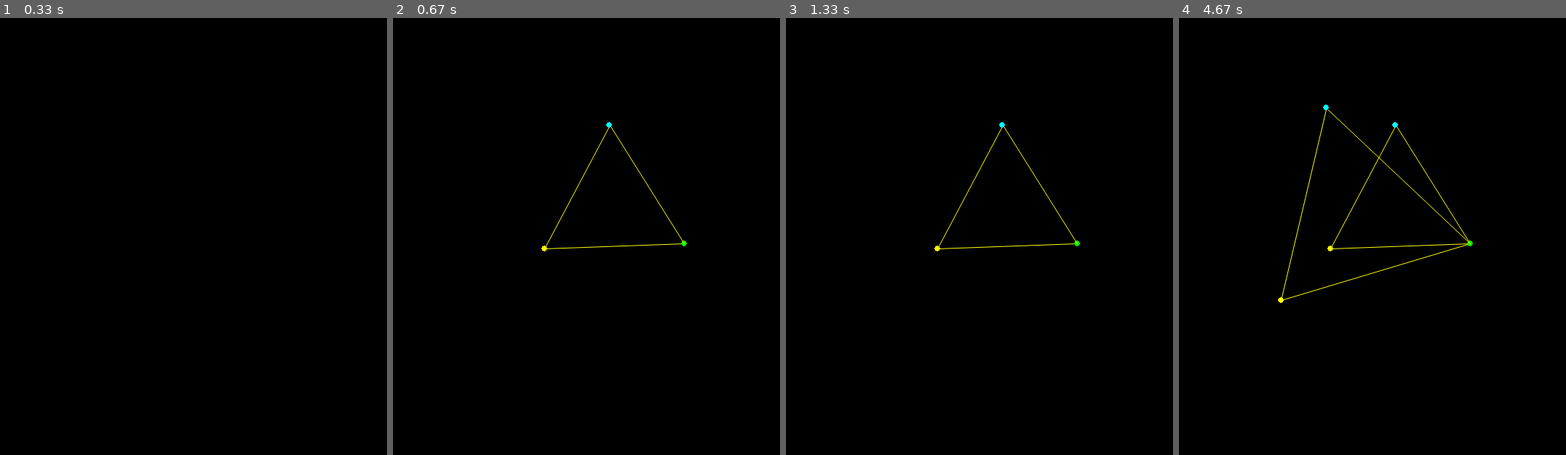
Above: before the commit, frames 1-4 (left to right).
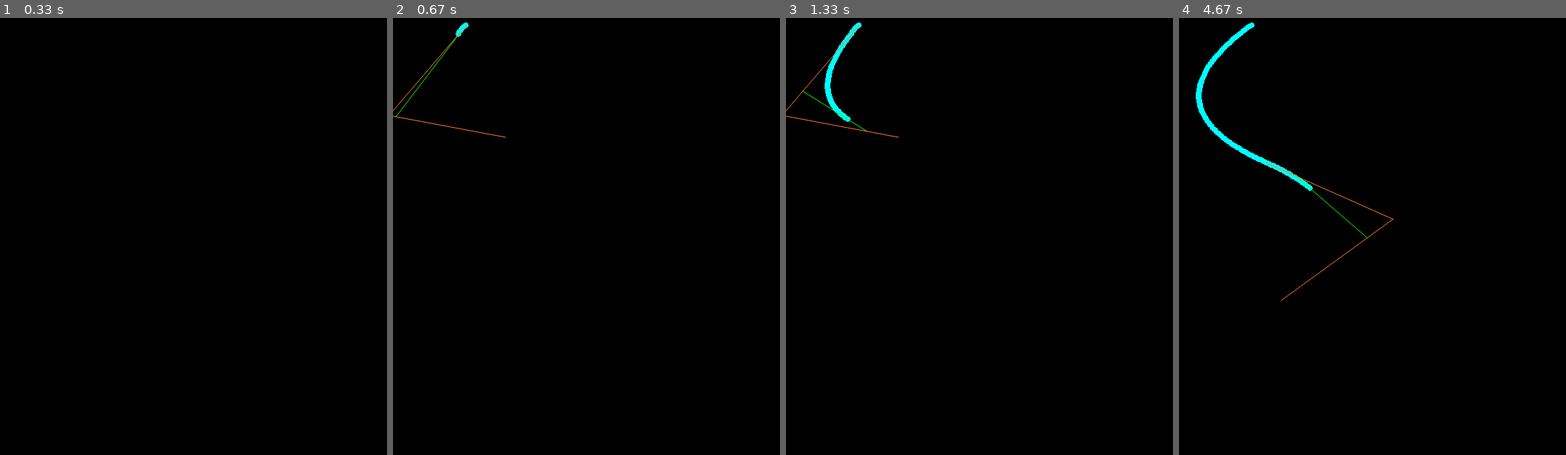
Above: after the commit, the same moments.

Repository: DoYouEvenStackSmash/planning-algorithms-exercises
Game: pygame game, started from src/custom/chain/driver.py
Same seed, same stepped clock (60 frames per second), same inputs: the game is played once before the commit and once after it.
Inputs (mouse positions are in pixels of both pictures, inside the frame that each line leads up to):
- Up to frame 1 (0.33 s): no input
- Up to frame 2 (0.67 s): press the mouse at (687, 280) at 0.37 s; move the mouse to (617, 267) at 0.47 s; release the mouse at (543, 249) at 0.6 s
- Up to frame 3 (1.33 s): no input
- Up to frame 4 (4.67 s): press the mouse at (1473, 280) at 3.2 s; move the mouse to (1376, 288) at 3.3 s; release the mouse at (1279, 302) at 3.43 s

Frame 1 is identical in both runs. In frame 2, 0.6% of the frame differs, in the area x 0-76%, y 0-54%; in frame 3, 0.9%; in frame 4, 1.7%, in the area x 4-76%, y 0-66%.

Commit message:
added lerp for 2 segments

Diff:
--- a/src/custom/chain/driver.py
+++ b/src/custom/chain/driver.py
@@ -1,6 +1,6 @@
 #!/usr/bin/python3
 import pygame
-
+import time
 from render_support import PygameArtFxns as pafn
 from render_support import GeometryFxns as gfn
 from render_support import MathFxns
@@ -13,7 +13,9 @@
 
 
 def pygame_lerp_main(screen):
-  origin = (400,400)
+  k = 100
+  segment = 2
+  origin = (k,k)
   while 1:
     for event in pygame.event.get():
       if event.type == pygame.MOUSEBUTTONDOWN:
@@ -26,14 +28,91 @@
         while pygame.MOUSEBUTTONUP not in [event.type for event in pygame.event.get()]:
           continue
         p = pygame.mouse.get_pos()
-        pafn.frame_draw_line(screen,(origin,p),pafn.colors["yellow"])
+        ev = gfn.get_equilateral_vertex(origin, p)
+        mp = gfn.get_midpoint(origin, p)
+        evs = []
+        evs.append(gfn.get_equilateral_vertex(origin, mp))
+        evs.append(gfn.get_equilateral_vertex(mp, p, -1))
+        if segment == 2:
+          n = 100
+          step = 1 / n
+          pts = []
+          l1_pts = []
+          l2_pts = []
+
+          for i in range(n):
+            l1 = gfn.lerp(origin, evs[0], step * i)
+            l2 = gfn.lerp(evs[0], mp, step * i)
+            m1 = gfn.lerp(l1, l2,step * i)
+            pts.append(m1)
+            l1_pts.append(l1)
+            l2_pts.append(l2)
+          for i in range(n):
+            l1 = gfn.lerp(mp, evs[1], step * i)
+            l2 = gfn.lerp(evs[1], p, step * i)
+            m1 = gfn.lerp(l1, l2,step * i)
+            pts.append(m1)
+            l1_pts.append(l1)
+            l2_pts.append(l2)
+          for i in range(int(len(pts)/2)):
+            pafn.clear_frame(screen)
+            for j in range(i):
+              pafn.frame_draw_dot(screen,pts[j],pafn.colors["cyan"])
+            pafn.frame_draw_line(screen, (l1_pts[i], l2_pts[i]),pafn.colors["green"])
+            # pafn.frame_draw_line(screen, (origin, p),pafn.colors["tangerine"])
+            pafn.frame_draw_line(screen, (origin,evs[0]),pafn.colors["tangerine"])
+            pafn.frame_draw_line(screen, (mp,evs[0]),pafn.colors["tangerine"])
+            pygame.display.update()
+            time.sleep(0.01)
+          for i in range(int(len(pts)/2),len(pts)):
+            pafn.clear_frame(screen)
+            for j in range(i):
+              pafn.frame_draw_dot(screen,pts[j],pafn.colors["cyan"])
+            pafn.frame_draw_line(screen, (l1_pts[i], l2_pts[i]),pafn.colors["green"])
+            # pafn.frame_draw_line(screen, (origin, p),pafn.colors["tangerine"])
+            pafn.frame_draw_line(screen, (mp,evs[1]),pafn.colors["tangerine"])
+            pafn.frame_draw_line(screen, (p,evs[1]),pafn.colors["tangerine"])
+            pygame.display.update()
+            time.sleep(0.01)
+
+        elif segment == 1:
+          n = 100
+          step = 1 / n
+          pts = []
+          l1_pts = []
+          l2_pts = []
+
+          for i in range(n):
+
+            l1 = gfn.lerp(origin, ev, step * i)
+            l2 = gfn.lerp(ev, p, step * i)
+            m1 = gfn.lerp(l1, l2,step * i)
+            pts.append(m1)
+            l1_pts.append(l1)
+            l2_pts.append(l2)
+
+          for i in range(n):
+            pafn.clear_frame(screen)
+            for j in range(i):
+              pafn.frame_draw_dot(screen,pts[j],pafn.colors["cyan"])
+            pafn.frame_draw_line(screen, (l1_pts[i], l2_pts[i]),pafn.colors["green"])
+            # pafn.frame_draw_line(screen, (origin, p),pafn.colors["tangerine"])
+            pafn.frame_draw_line(screen, (origin,ev),pafn.colors["tangerine"])
+            pafn.frame_draw_line(screen, (p,ev),pafn.colors["tangerine"])
+            pygame.display.update()
+            time.sleep(0.01)
+        continue
+        l1 = gfn.get_midpoint(p,ev)
+        l2 = gfn.get_midpoint(origin, ev)
+        pafn.frame_draw_line(screen, (l1, l2),pafn.colors["tangerine"])
+        print(ev)
+        pafn.frame_draw_line(screen,(p,ev),pafn.colors["indigo"])
+        pafn.frame_draw_line(screen,(ev,origin),pafn.colors["indigo"])
+        pafn.frame_draw_dot(screen,ev,pafn.colors["cyan"])
+        pafn.frame_draw_line(screen,(origin,p),pafn.colors["indigo"])
         pafn.frame_draw_dot(screen,p,pafn.colors["yellow"])
         pafn.frame_draw_dot(screen,origin,pafn.colors["green"])
-        ev = gfn.get_equilateral_vertex(origin, p)
-        print(ev)
-        pafn.frame_draw_line(screen,(p,ev),pafn.colors["yellow"])
-        pafn.frame_draw_line(screen,(ev,origin),pafn.colors["yellow"])
-        pafn.frame_draw_dot(screen,ev,pafn.colors["cyan"])
+
         pygame.display.update()
 
 
--- a/src/custom/chain/render_support.py
+++ b/src/custom/chain/render_support.py
@@ -27,14 +27,34 @@
     return (rad, r)
 
 class GeometryFxns:
-  def get_equilateral_vertex(pt1, pt2):
+  def get_equilateral_vertex(pt1, pt2,sign=1):
     '''
     Calculates the vertex of an equilateral triangle
     Returns a point
     '''
     rad,r = MathFxns.car2pol(pt1,pt2)
-    nx = r * np.cos(rad + np.pi / 3)
-    ny = r * np.sin(rad + np.pi / 3)
+    nx = r * np.cos(rad + np.pi * sign / 3)
+    ny = r * np.sin(rad + np.pi * sign / 3)
+    return (nx + pt1[0],ny + pt1[1])
+
+  def get_midpoint(pt1, pt2):
+    '''
+    Calculates the midpoint of the segment connecting two points
+    Returns a point
+    '''
+    rad,r = MathFxns.car2pol(pt1,pt2)
+    nx = r/2 * np.cos(rad)
+    ny = r/2 * np.sin(rad)
+    return (nx + pt1[0],ny + pt1[1])
+
+  def lerp(pt1, pt2, t):
+    '''
+    Lerp between two points
+    Returns a point
+    '''
+    rad, r = MathFxns.car2pol(pt1,pt2)
+    nx = r * t * np.cos(rad)
+    ny = r * t * np.sin(rad)
     return (nx + pt1[0],ny + pt1[1])
 
 class PygameArtFxns:
